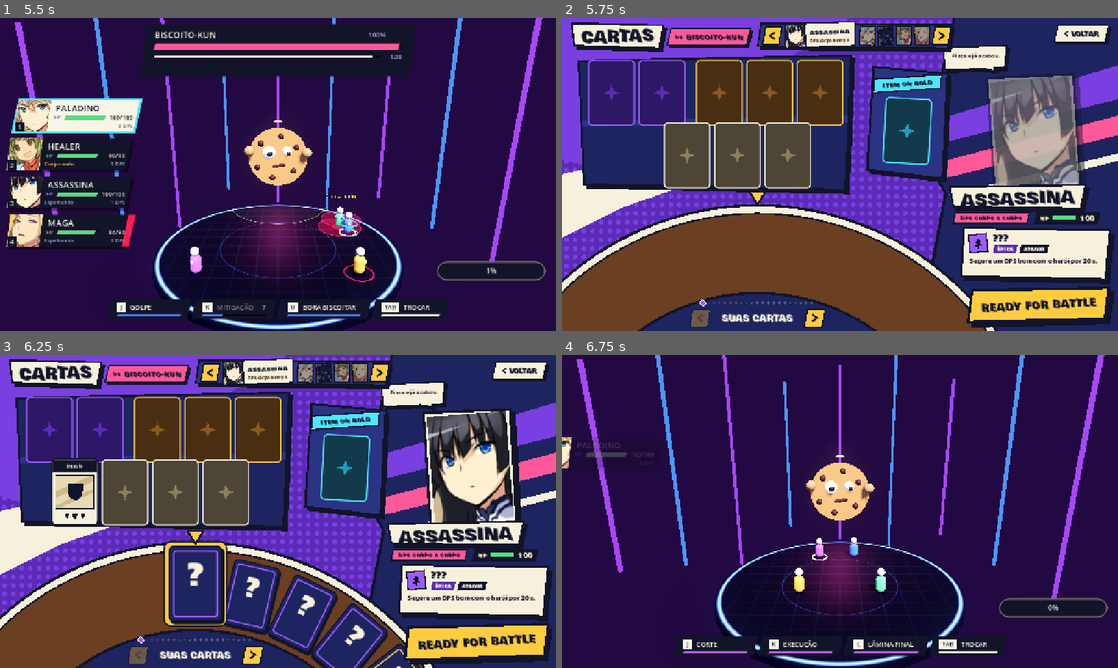
Above: before the commit, frames 1-4 (two rows, left to right).
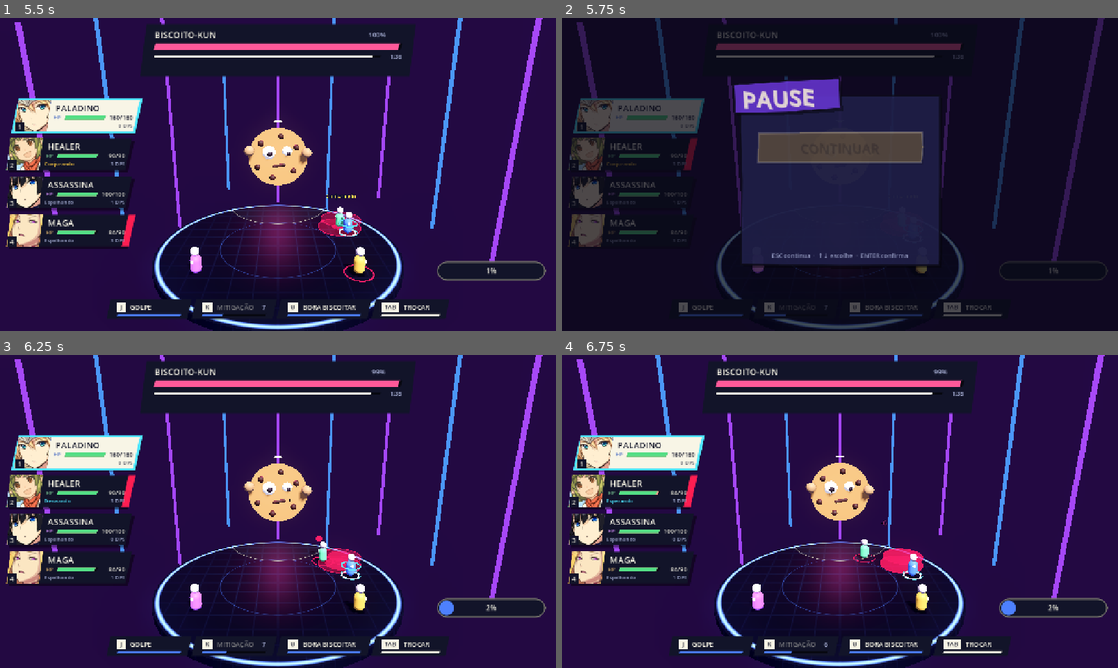
Above: after the commit, the same moments.

Repository: jpxunil/biscoitar
Game: Godot game, scene res://main.tscn
The game is run twice, just before and just after one commit, with the same random seed, the same clock (stepped at 60 frames per second) and the same inputs.
Inputs (mouse positions are in pixels of both pictures, inside the frame that each line leads up to):
- Up to frame 1 (5.5 s): tap Enter at 0.5, 0.6, 5.1 s; move the mouse to (400, 158) at 0.52 s; hold D 0.53-1.25 s; click (400, 158) at 0.67 s; tap Space at 0.77, 1.07 s; tap Keypad Enter at 0.8, 5.3 s; drag from (72, 118) to (250, 237) at 1.27 s; move the mouse to (72, 155) at 2.02 s; hold D 2.03-2.75 s; tap E at 2.1 s; click (72, 155) at 2.17 s; tap K at 2.3 s; drag from (72, 193) to (111, 127) at 2.77 s; drag from (72, 230) to (305, 174) at 3.52 s; drag from (111, 127) to (194, 96) at 4.27 s; move the mouse to (305, 174) at 5.02 s; hold S from 5.03 s (still down); click (305, 174) at 5.17 s
- Up to frame 2 (5.75 s): keep holding S; tap Escape at 5.65 s
- Up to frame 3 (6.25 s): release S at 5.75 s; click (278, 483) at 5.75 s, where only the run after the commit has a clickable "CONTINUAR"
- Up to frame 4 (6.75 s): click (1040, 642) at 6.5 s, where only the run before the commit has a clickable "READY FOR BATTLE"

Frame 1 is identical in both runs. In frame 2, 91% of the frame differs, in the area x 0-100%, y 0-100%; in frame 3, 95%; in frame 4, 20%.

Commit message:
Menu de pause na luta (ESC): continuar, cartas ou menu principal
ESC no meio da boss fight agora congela a árvore e abre um menu de pause
no estilo de tinta da tela inicial, em vez de desistir direto. Opções:
continuar (ou ESC de novo), voltar pra seleção de cartas e voltar pro
menu principal. Sair pelo pause conta como mais uma tentativa, igual ao wipe.

- ui/screens/pause_menu.gd: menu em PROCESS_MODE_ALWAYS, mouse e teclado
- game.gd: pause()/resume()/leave_fight(); _reload() despausa antes de
  recarregar a cena; flag de teste --pausetest=N
- ui/tests/test_pause.gd: teste headless (18 checagens)

Co-Authored-By: Claude Opus 5.5 <noreply@anthropic.com>

Diff:
--- a/scripts/game.gd
+++ b/scripts/game.gd
@@ -298,6 +298,7 @@
 var win_test := 0.0   # só pra teste: --win=N vence a luta aos N segundos (pra ver ranking e recompensa)
 var card_test := 0.0  # só pra teste: --cardtest=N mostra o aviso de carta nova aos N segundos
 var swap_test := 0.0  # só pra teste: --swaptest=N troca de herói aos N segundos
+var pause_test := 0.0  # só pra teste: --pausetest=N abre o menu de pause aos N segundos
 var lb_test := 0.0  # só pra teste: --lbtest=N dispara o Limit Break aos N segundos
 var sel := -1  # alvo escolhido no card (cura, reviver); -1 = automático
 var order := "atk"  # atk | gather | spread | hold
@@ -447,6 +448,8 @@
 			card_test = float(a.trim_prefix("--cardtest="))
 		if a.begins_with("--swaptest="):
 			swap_test = float(a.trim_prefix("--swaptest="))
+		if a.begins_with("--pausetest="):
+			pause_test = float(a.trim_prefix("--pausetest="))
 		if a.begins_with("--lbtest="):
 			lb_test = float(a.trim_prefix("--lbtest="))
 		if a.begins_with("--sel="):
@@ -542,6 +545,10 @@
 	if not (event is InputEventKey) or not event.pressed or event.echo:
 		return
 	var k: int = event.physical_keycode
+	if k == KEY_ESCAPE and not prep and not ended:
+		pause()
+		get_viewport().set_input_as_handled()
+		return
 	if ended:
 		if k == KEY_ENTER or k == KEY_KP_ENTER:
 			retry()
@@ -570,7 +577,25 @@
 		KEY_U: use_skill(units[ctrl], 3)
 		KEY_O: use_skill(units[ctrl], 4)
 		KEY_I: use_lb()
-		KEY_ESCAPE: retry()  # desistir e voltar pras cartas
+
+
+## ESC no meio da luta: congela tudo e abre o menu de pause (ui/screens/pause_menu.gd).
+func pause() -> void:
+	get_tree().paused = true
+	hud.pause.open()
+
+
+func resume() -> void:
+	hud.pause.close()
+	get_tree().paused = false
+
+
+## Sai da luta pelo menu de pause. Conta como desistência (mais uma tentativa), igual ao wipe.
+## `screen` é a tela que abre depois: "cards" (seleção de cartas) ou "title" (menu principal).
+func leave_fight(screen: String) -> void:
+	Knowledge.attempts += 1
+	Knowledge.screen = screen
+	_reload()
 
 
 func start_fight() -> void:
@@ -603,6 +628,12 @@
 	else:
 		Knowledge.attempts += 1
 		Knowledge.screen = "cards"
+	_reload()
+
+
+## Recarrega a cena da luta. O pause é da árvore, não da cena: sem desligar, a cena nova nasce congelada.
+func _reload() -> void:
+	get_tree().paused = false
 	Engine.time_scale = 1.0
 	get_tree().reload_current_scene()
 
@@ -735,7 +766,7 @@
 # ---------------------------------------------------------------- loop
 
 func _process(delta: float) -> void:
-	if shot_left >= 0.0:
+	if shot_left >= 0.0 and pause_test <= 0.0:  # com --pausetest a captura sai depois do pause
 		shot_left -= delta
 		if shot_left < 0.0:
 			get_viewport().get_texture().get_image().save_png("user://shot.png")
@@ -766,6 +797,16 @@
 	if swap_test > 0.0 and fight_time >= swap_test:
 		swap_test = 0.0
 		_cycle_ctrl()
+	if pause_test > 0.0 and fight_time >= pause_test:
+		pause_test = 0.0
+		pause()
+		if shot_left >= 0.0:
+			# com a árvore congelada este _process para; o timer "process_always" tira a captura
+			await get_tree().create_timer(maxf(shot_left, 0.4), true).timeout
+			get_viewport().get_texture().get_image().save_png("user://shot.png")
+			print("SHOT ", ProjectSettings.globalize_path("user://shot.png"))
+			get_tree().quit()
+		return
 	if lb_test > 0.0 and fight_time >= lb_test:
 		lb_test = 0.0
 		lb = 1.0
--- a/scripts/hud.gd
+++ b/scripts/hud.gd
@@ -42,6 +42,7 @@
 var flash_rect: ColorRect
 var menu_root: Control
 var menus
+var pause: PauseMenu
 var end_layer: Control
 var end_title_slab: PanelContainer
 var end_title: Label
@@ -97,6 +98,13 @@
 	menus.setup(g)
 
 	_build_end(root)
+
+	# por último: fica por cima de tudo, inclusive da tela de fim
+	pause = PauseMenu.new()
+	root.add_child(pause)
+	pause.resume_pressed.connect(g.resume)
+	pause.cards_pressed.connect(g.leave_fight.bind("cards"))
+	pause.title_pressed.connect(g.leave_fight.bind("title"))
 
 
 # ---------------------------------------------------------------- boss
--- /dev/null
+++ b/ui/screens/pause_menu.gd
@@ -0,0 +1,142 @@
+class_name PauseMenu
+extends Control
+## Menu de pause da luta (ESC). Congela a árvore com get_tree().paused e roda mesmo assim,
+## porque fica em PROCESS_MODE_ALWAYS. Quem decide o que cada opção faz é o game.gd.
+##   ↑↓ / W S escolhem · ENTER confirma · ESC (ou CONTINUAR) volta pra luta.
+
+signal resume_pressed
+signal cards_pressed
+signal title_pressed
+
+const PANEL := Vector2(460, 420)
+
+var _btns: Array[InkButton] = []
+var _focus := 0
+var _box: Control
+var _tw: Tween
+
+
+func _init() -> void:
+	process_mode = Node.PROCESS_MODE_ALWAYS
+	set_anchors_and_offsets_preset(Control.PRESET_FULL_RECT)
+	mouse_filter = Control.MOUSE_FILTER_STOP  # a luta por trás não recebe clique
+	visible = false
+
+
+func _ready() -> void:
+	var dim := ColorRect.new()
+	dim.set_anchors_and_offsets_preset(Control.PRESET_FULL_RECT)
+	dim.color = Color(0.03, 0.03, 0.08, 0.72)
+	dim.mouse_filter = Control.MOUSE_FILTER_IGNORE
+	add_child(dim)
+
+	# caixa de tamanho fixo, sempre no centro da tela
+	_box = Control.new()
+	_box.mouse_filter = Control.MOUSE_FILTER_IGNORE
+	_box.anchor_left = 0.5
+	_box.anchor_right = 0.5
+	_box.anchor_top = 0.5
+	_box.anchor_bottom = 0.5
+	_box.offset_left = -PANEL.x * 0.5
+	_box.offset_right = PANEL.x * 0.5
+	_box.offset_top = -PANEL.y * 0.5
+	_box.offset_bottom = PANEL.y * 0.5
+	_box.pivot_offset = PANEL * 0.5
+	add_child(_box)
+
+	var panel := Ink.panel(Ink.NAVY, 9)
+	panel.position = Vector2(0, 30)
+	panel.size = PANEL - Vector2(0, 30)
+	_box.add_child(panel)
+
+	# etiqueta "PAUSE" torta por cima da borda, como o logo da tela inicial
+	var tag := Ink.panel(Ink.GRAPE, 21)
+	tag.position = Vector2(-18, 0)
+	tag.size = Vector2(250, 76)
+	tag.rotation = -0.05
+	_box.add_child(tag)
+	var title := Ink.title("PAUSE", 52)
+	title.position = Vector2(22, 4)
+	title.size = Vector2(220, 68)
+	tag.add_child(title)
+
+	var items := [
+		["CONTINUAR", Ink.COIN, 5],
+		["SELEÇÃO DE CARTAS", Ink.CREAM, 7],
+		["MENU PRINCIPAL", Ink.CREAM, 11],
+	]
+	for k in items.size():
+		var b := Ink.button(items[k][0], items[k][1], Ink.OUT, 30, items[k][2])
+		b.position = Vector2(40 + (12 if k == 1 else 0), 112 + k * 92)
+		b.size = Vector2(380, 74)
+		b.mouse_entered.connect(func():
+			_focus = k
+			_mark_focus())
+		b.pressed.connect(_choose.bind(k))
+		_box.add_child(b)
+		_btns.append(b)
+
+	var hint := Ink.text("ESC continua  ·  ↑↓ escolhe  ·  ENTER confirma", 14, UiStyle.DIM)
+	hint.position = Vector2(0, PANEL.y - 34)
+	hint.size = Vector2(PANEL.x, 20)
+	hint.horizontal_alignment = HORIZONTAL_ALIGNMENT_CENTER
+	_box.add_child(hint)
+
+
+func open() -> void:
+	visible = true
+	_focus = 0
+	_mark_focus()
+	# entrada rápida: a caixa "carimba" e os botões aparecem em sequência
+	if _tw:
+		_tw.kill()
+	_box.scale = Vector2.ONE * 0.9
+	_box.modulate.a = 0.0
+	_tw = create_tween().set_parallel(true)
+	_tw.tween_property(_box, "scale", Vector2.ONE, 0.18).set_trans(Tween.TRANS_BACK).set_ease(Tween.EASE_OUT)
+	_tw.tween_property(_box, "modulate:a", 1.0, 0.1)
+	for k in _btns.size():
+		_btns[k].modulate.a = 0.0
+		_tw.tween_property(_btns[k], "modulate:a", 1.0, 0.12).set_delay(0.05 + k * 0.05)
+
+
+func close() -> void:
+	if _tw:
+		_tw.kill()
+	visible = false
+
+
+func _mark_focus() -> void:
+	for k in _btns.size():
+		_btns[k].outline = Ink.CREAM if k == _focus else Ink.OUT
+		_btns[k].queue_redraw()
+
+
+func _choose(k: int) -> void:
+	if not visible:
+		return
+	match k:
+		0: resume_pressed.emit()
+		1: cards_pressed.emit()
+		2: title_pressed.emit()
+
+
+func _unhandled_input(event: InputEvent) -> void:
+	if not visible or not (event is InputEventKey) or not event.pressed or event.echo:
+		return
+	var k: int = event.physical_keycode
+	if k not in [KEY_ESCAPE, KEY_W, KEY_UP, KEY_S, KEY_DOWN, KEY_ENTER, KEY_KP_ENTER, KEY_SPACE]:
+		return
+	# marca antes de agir: sair da luta recarrega a cena e este nó já sai da árvore
+	get_viewport().set_input_as_handled()
+	match k:
+		KEY_ESCAPE:
+			resume_pressed.emit()
+		KEY_W, KEY_UP:
+			_focus = posmod(_focus - 1, _btns.size())
+			_mark_focus()
+		KEY_S, KEY_DOWN:
+			_focus = posmod(_focus + 1, _btns.size())
+			_mark_focus()
+		_:
+			_choose(_focus)
--- /dev/null
+++ b/ui/tests/test_pause.gd
@@ -0,0 +1,96 @@
+extends SceneTree
+## Teste do menu de pause: ESC abre/fecha, a luta congela, e as opções levam pra tela certa.
+## godot --headless --path . --script res://ui/tests/test_pause.gd -- --test   (o argumento desliga o save)
+
+var failed := 0
+var passed := 0
+
+
+func check(ok: bool, label: String) -> void:
+	if ok:
+		passed += 1
+		print("ok   ", label)
+	else:
+		failed += 1
+		push_error("FAIL " + label)
+
+
+func key(code: Key) -> void:
+	for down in [true, false]:
+		var e := InputEventKey.new()
+		e.physical_keycode = code
+		e.keycode = code
+		e.pressed = down
+		Input.parse_input_event(e)
+	await process_frame
+	await process_frame
+
+
+func _initialize() -> void:
+	await process_frame
+	var main: Node = load("res://main.tscn").instantiate()
+	root.add_child(main)
+	current_scene = main
+	await process_frame
+	main.start_fight()
+	# espera a vinheta de entrada acabar: antes disso fight_time não anda
+	while main.intro_left > 0.0:
+		await process_frame
+	for i in 5:
+		await process_frame
+
+	await key(KEY_ESCAPE)
+	check(paused, "ESC na luta congela a árvore")
+	check(main.hud.pause.visible, "ESC mostra o menu de pause")
+	var t0: float = main.fight_time
+	for i in 20:
+		await process_frame
+	check(is_equal_approx(main.fight_time, t0), "o tempo da luta para enquanto pausado")
+
+	await key(KEY_ESCAPE)
+	check(not paused, "ESC de novo despausa")
+	check(not main.hud.pause.visible, "ESC de novo esconde o menu")
+	for i in 5:
+		await process_frame
+	check(main.fight_time > t0, "a luta volta a andar depois do pause")
+
+	# clique no CONTINUAR
+	main.pause()
+	main.hud.pause._btns[0].pressed.emit()
+	check(not paused and not main.hud.pause.visible, "botão CONTINUAR volta pra luta")
+
+	# navegação por teclado até MENU PRINCIPAL
+	var tries: int = Knowledge.attempts
+	await key(KEY_ESCAPE)
+	await key(KEY_DOWN)
+	await key(KEY_DOWN)
+	check(main.hud.pause._focus == 2, "↓↓ chega em MENU PRINCIPAL")
+	await key(KEY_ENTER)
+	check(not paused, "sair da luta desliga o pause")
+	check(Knowledge.screen == "title", "MENU PRINCIPAL abre a tela inicial (screen=%s)" % Knowledge.screen)
+	check(Knowledge.attempts == tries + 1, "sair conta como mais uma tentativa")
+	for i in 5:
+		await process_frame
+	var fresh: Node = current_scene
+	check(fresh != null and fresh != main, "a cena recarregou")
+	if fresh:
+		check(fresh.prep, "cena nova abre nos menus (prep)")
+		check(fresh.hud.menus.title.visible, "tela inicial está visível")
+		# SELEÇÃO DE CARTAS
+		fresh.start_fight()
+		for i in 5:
+			await process_frame
+		fresh.pause()
+		fresh.hud.pause._btns[1].pressed.emit()
+		for i in 5:
+			await process_frame
+		var third: Node = current_scene
+		check(Knowledge.screen == "cards", "SELEÇÃO DE CARTAS abre as cartas (screen=%s)" % Knowledge.screen)
+		check(third != null and third.hud.menus.cards.visible, "tela de cartas está visível")
+		check(not paused, "cena nova não nasce pausada")
+		# ESC nos menus (prep) não abre o pause
+		await key(KEY_ESCAPE)
+		check(not paused, "ESC na tela de cartas não pausa")
+
+	print("Results: %d passed, %d failed" % [passed, failed])
+	quit(1 if failed > 0 else 0)
Not shown, added: ui/screens/pause_menu.gd.uid
